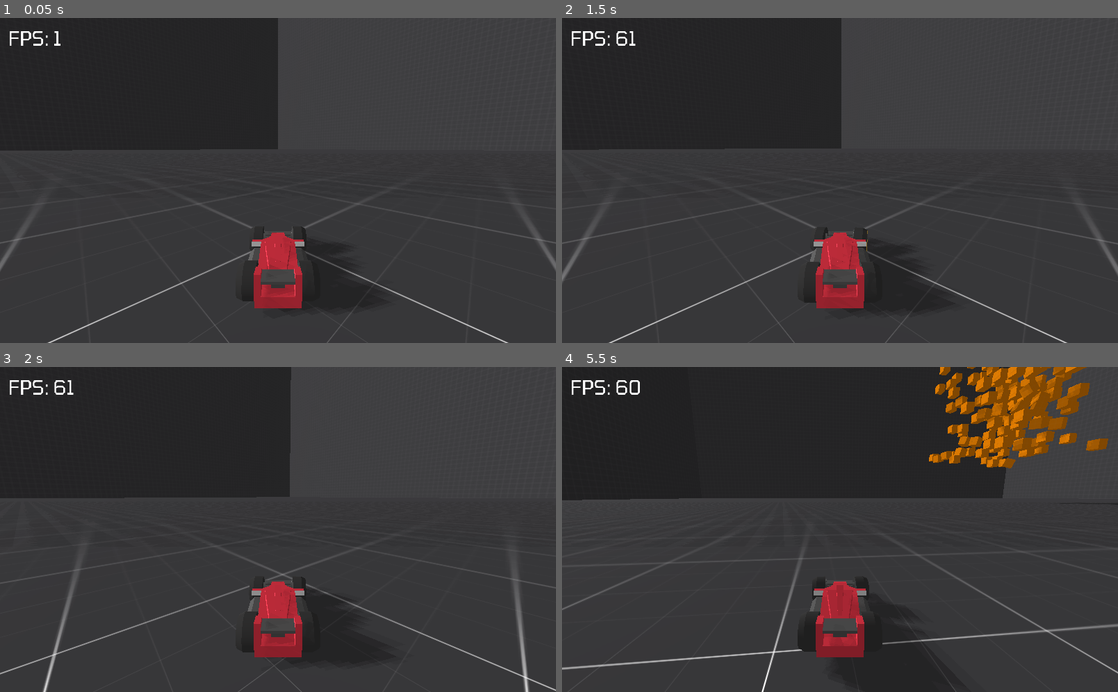
Above: before the commit, frames 1-4 (two rows, left to right).
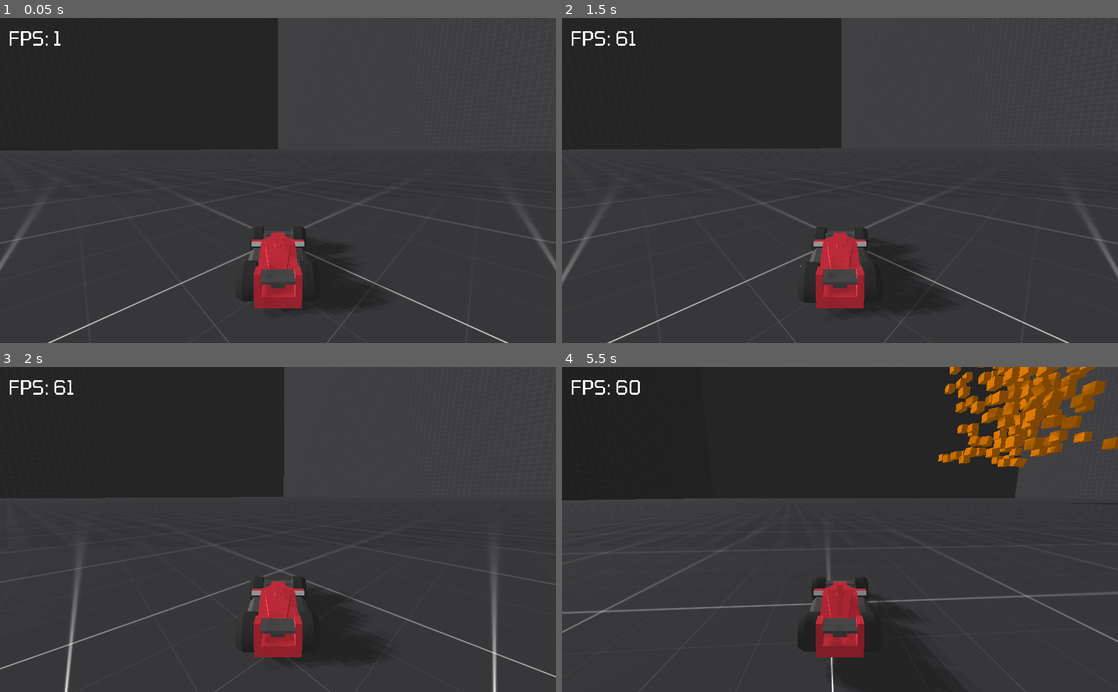
Above: after the commit, the same moments.

Repository: RichoM/LowPolyRacing
Game: Godot game, scene res://test.tscn
The game is run twice, just before and just after one commit, with the same random seed, the same clock (stepped at 60 frames per second) and the same inputs.
Inputs:
- Up to frame 1 (0.05 s): no input
- Up to frame 2 (1.5 s): hold Right (ui_right) 0.53-1.28 s; hold Down (ui_down) from 1.28 s (still down)
- Up to frame 3 (2 s): keep holding Down (ui_down)
- Up to frame 4 (5.5 s): release Down (ui_down) at 2.03 s; hold Right (ui_right) 2.03-2.78 s; hold Up (ui_up) 2.78-3.53 s; hold Left (ui_left) 3.53-5.03 s; hold Down (ui_down) from 5.03 s (still down)

Frame 1 is identical in both runs. In frame 2, 0.5% of the frame differs, in the area x 0-100%, y 64-100%; in frame 3, 2.7%; in frame 4, 7.3%, in the area x 0-100%, y 0-100%.

Commit message:
A few changes to the car so that it accelerates faster

Diff:
--- a/car.gd
+++ b/car.gd
@@ -1,7 +1,7 @@
 extends VehicleBody
 
-const MAX_SPEED = 500
-const MAX_STEERING = 0.35
+const MAX_SPEED = 250
+const MAX_STEERING = 0.25
 const ACCELERATION = 0.75
 
 
@@ -11,7 +11,7 @@
 	elif Input.is_action_pressed("ui_down"):
 		engine_force = -ACCELERATION * MAX_SPEED
 	else:
-		engine_force = 0
+		engine_force *= 0.75
 
 	var target_steering = 0
 	if Input.is_action_pressed("ui_left"):
@@ -19,4 +19,4 @@
 	elif Input.is_action_pressed("ui_right"):
 		target_steering = -MAX_STEERING
 
-	steering = lerp(steering, target_steering, 3 * delta)
+	steering = lerp(steering, target_steering, 5 * delta)
--- a/test.tscn
+++ b/test.tscn
@@ -43,7 +43,6 @@
 
 [node name="car" parent="." instance=ExtResource( 1 )]
 transform = Transform( 0.707107, 0, 0.707107, 0, 1, 0, -0.707107, 0, 0.707107, 70.863, 0, 70.863 )
-mass = 153.061
 
 [node name="Camera" type="Camera" parent="car"]
 transform = Transform( 1, 0, 0, 0, 0.98753, 0.157434, 0, -0.157434, 0.98753, 0, 2.42372, 3.89649 )
